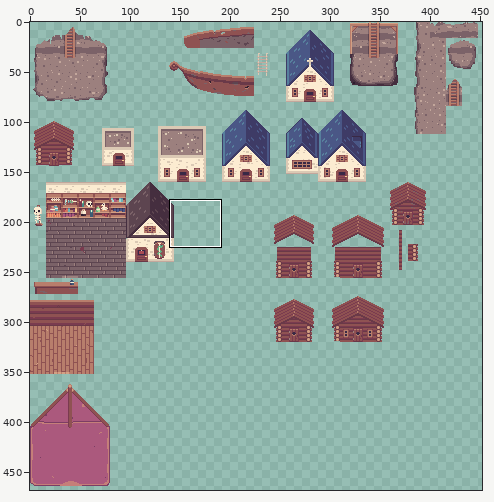
Two states of a sprite sheet, static/images/large-sprites.png. The picture above shows the old version from afar; the outline marks the close-up.
Close-up. Earlier state:
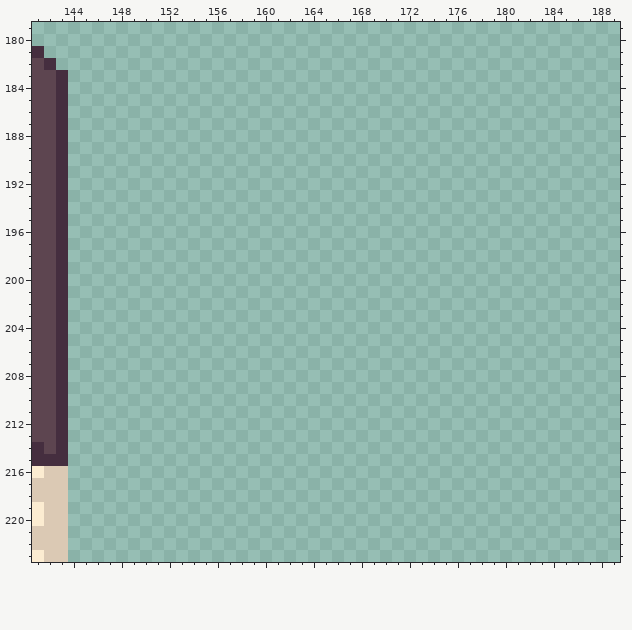
The file is 1000x1000 pixels. Shown: x 141..189, y 179..223. The wide view leaves out empty margins.
And afterwards:
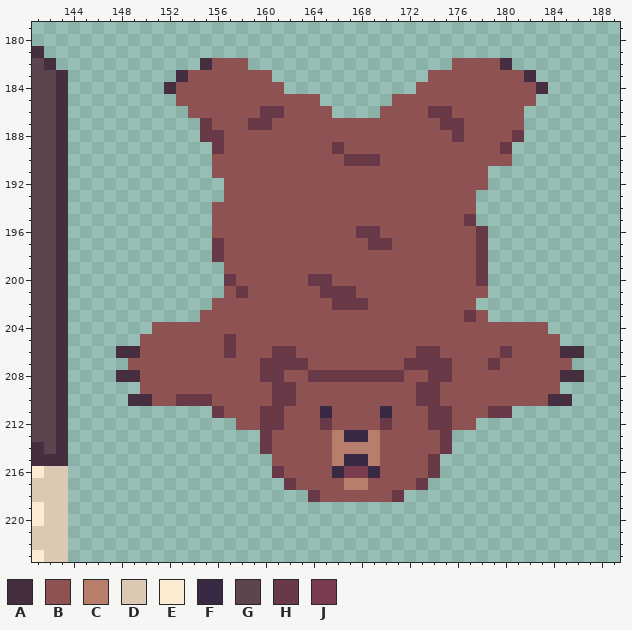
Palette (. is transparent): A #452e3f  B #8f5252  C #b87e6c  D #dbc9b4  E #fcecd1  F #392945  G #5d4550  H #6a3948  J #7a3b4f
Author's note on the commit: bearskin rug
The edit:
y 182: x 155..158 .... -> ABBB; x 176..180 ..... -> BBBBA
y 183: x 153..160 ........ -> ABBBBBBB; x 174..182 ......... -> BBBBBBBBA
y 184: x 152..161 .......... -> ABBBBBBBBB; x 173..183 ........... -> BBBBBBBBBBA
y 185: x 153..164 ............ -> BBBBBBBBBBBB; x 171..182 ............ -> BBBBBBBBBBBB
y 186: x 154..165 ............ -> BBBBBBHHBBBB; x 170..181 ............ -> BBBBHHBBBBBB
y 187: x 155..181 ........................... -> HBBBHHBBBBBBBBBBBBBBHHBBBBB
y 188: x 155..181 ........................... -> HHBBBBBBBBBBBBBBBBBBBHBBBBH
y 189: x 156..180 ......................... -> HBBBBBBBBBHBBBBBBBBBBBBBH
y 190: x 156..180 ......................... -> BBBBBBBBBBBHHHBBBBBBBBBBB
y 191: x 156..178 ....................... -> BBBBBBBBBBBBBBBBBBBBBBB
y 192: x 157..178 ...................... -> BBBBBBBBBBBBBBBBBBBBBB
y 193: x 157..177 ..................... -> BBBBBBBBBBBBBBBBBBBBB
y 194: x 156..177 ...................... -> BBBBBBBBBBBBBBBBBBBBBB
y 195: x 156..177 ...................... -> BBBBBBBBBBBBBBBBBBBBBH
y 196: x 156..178 ....................... -> BBBBBBBBBBBBHHBBBBBBBBH
y 197: x 156..178 ....................... -> HBBBBBBBBBBBBHHBBBBBBBH
y 198: x 156..178 ....................... -> HBBBBBBBBBBBBBBBBBBBBBH
y 199: x 157..178 ...................... -> BBBBBBBBBBBBBBBBBBBBBH
y 200: x 157..178 ...................... -> HBBBBBBHHBBBBBBBBBBBBH
y 201: x 157..178 ...................... -> BHBBBBBBHHHBBBBBBBBBBB
y 202: x 156..177 ...................... -> BBBBBBBBBBHHHBBBBBBBBB
y 203: x 155..178 ........................ -> BBBBBBBBBBBBBBBBBBBBBBHB
y 204: x 151..183 ................................. -> BBBBBBBBBBBBBBBBBBBBBBBBBBBBBBBBB
y 205: x 150..184 ................................... -> BBBBBBBHBBBBBBBBBBBBBBBBBBBBBBBBBBB
y 206: x 148..186 ....................................... -> AABBBBBBBHBBBHHBBBBBBBBBBHHBBBBBHBBBBAA
y 207: x 149..185 ..................................... -> BBBBBBBBBBBHHHHBBBBBBBBHHHHBBBHBBBBBB
y 208: x 148..186 ....................................... -> AABBBBBBBBBBHHBBHHHHHHHHBBHHBBBBBBBBBAA
y 209: x 150..184 ................................... -> BBBBBBBBBBBHHBBBBBBBBBBHHBBBBBBBBBB
y 210: x 149..185 ..................................... -> AABBHHHBBBBBHHBBBBBBBBBBHHBBBBBBBBBAA
y 211: x 156..180 ......................... -> HBBBHHBBBFBBBBFBBBHHBBBHH
y 212: x 158..177 .................... -> BBHHBBBHBBBBHBBBHHBB
y 213: x 160..175 ................ -> HBBBBBCFFCBBBBBH
y 214: x 160..175 ................ -> HBBBBBCCCCBBBBBH
y 215: x 161..174 .............. -> BBBBBCFFCBBBBH
y 216: x 161..174 .............. -> HBBBBFJJFBBBBH
y 217: x 162..173 ............ -> HBBBBCCBBBBH
y 218: x 164..171 ........ -> HBBBBBBH
Boxes around the changes in both close-ups, in picture pixels (x1, y1, x2, y2):
added: (116, 58, 584, 502)
